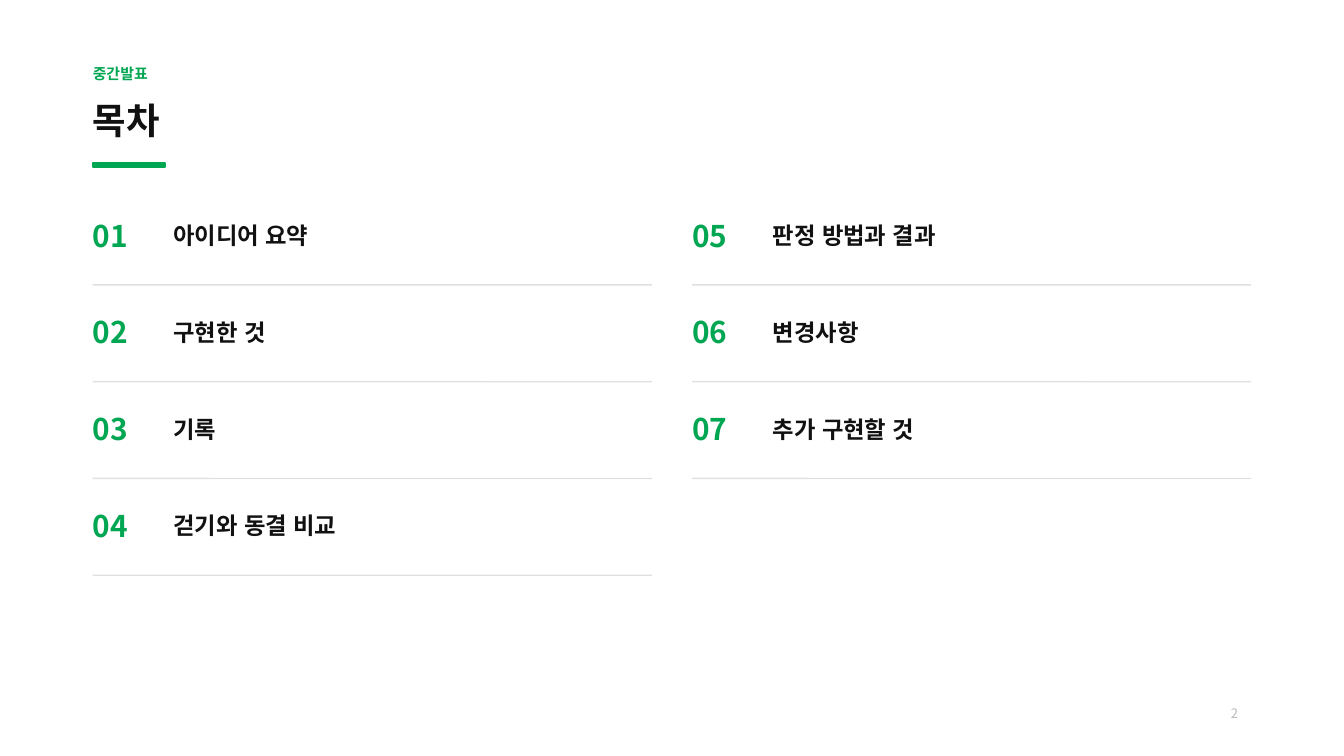
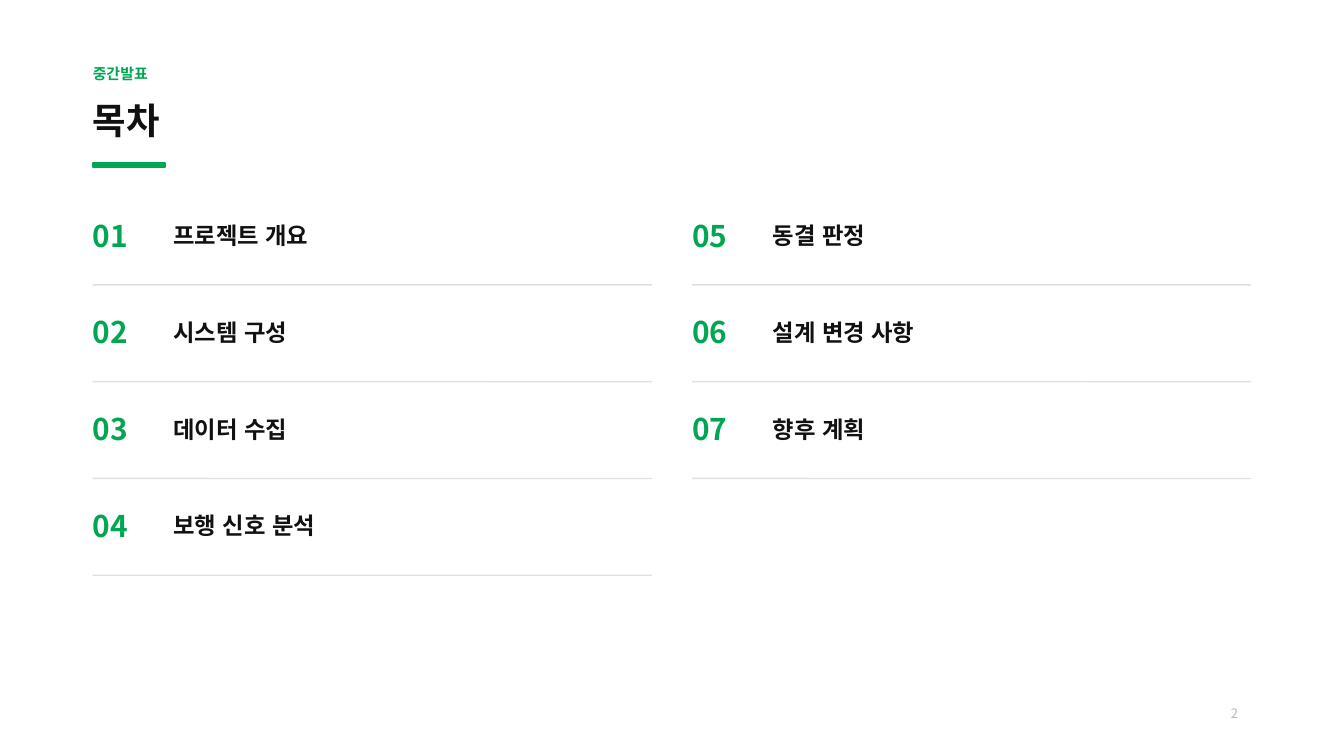
Before and after one commit to bell-ha/fog-cue, a slide deck: slide 2 of 2_중간발표/32203482이종하_개인맞춤형디바이스개발_중간발표.pptx. Drawn at 1344x756 pixels with LibreOffice and Linux fonts; fonts in the diff are those of the drawing. Boxes give left, top, right and bottom in pixels: in the first picture for what was removed or moved away, otherwise in the second. Text is boxed around its words. In the diff, an @@ line names an element or a change of style, - is before the commit and + after.

```diff
--- a/2_중간발표/32203482이종하_개인맞춤형디바이스개발_중간발표.pptx
+++ b/2_중간발표/32203482이종하_개인맞춤형디바이스개발_중간발표.pptx
@@ text at (x1=173, y1=224, x2=309, y2=246): text changed @@
-아이디어 요약
+프로젝트 개요
@@ text at (x1=773, y1=224, x2=865, y2=246): text changed @@
-판정 방법과 결과
+동결 판정
@@ text at (x1=173, y1=321, x2=287, y2=343): text changed @@
-구현한 것
+시스템 구성
@@ text at (x1=773, y1=321, x2=914, y2=343): text changed @@
-변경사항
+설계 변경 사항
@@ text at (x1=173, y1=418, x2=287, y2=440): text changed @@
-기록
+데이터 수집
@@ text at (x1=773, y1=418, x2=865, y2=440): text changed @@
-추가 구현할 것
+향후 계획
@@ text at (x1=173, y1=514, x2=315, y2=536): text changed @@
-걷기와 동결 비교
+보행 신호 분석
```
Also in this commit, not shown: 10 other slides changed, 3 other files.
